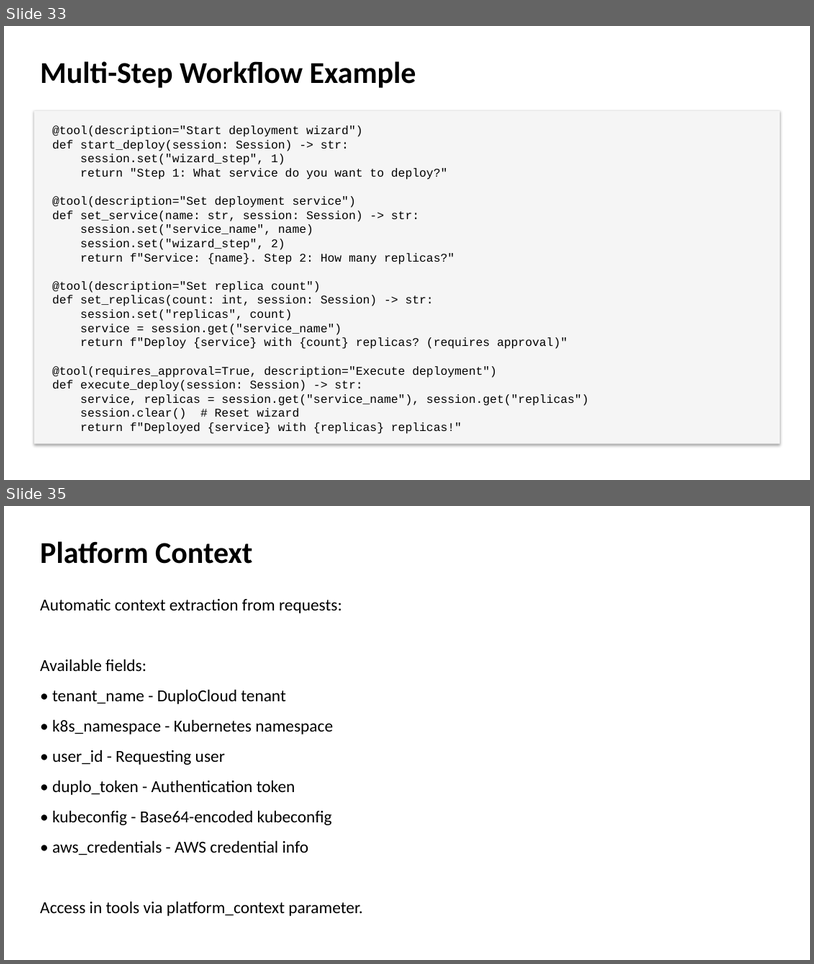
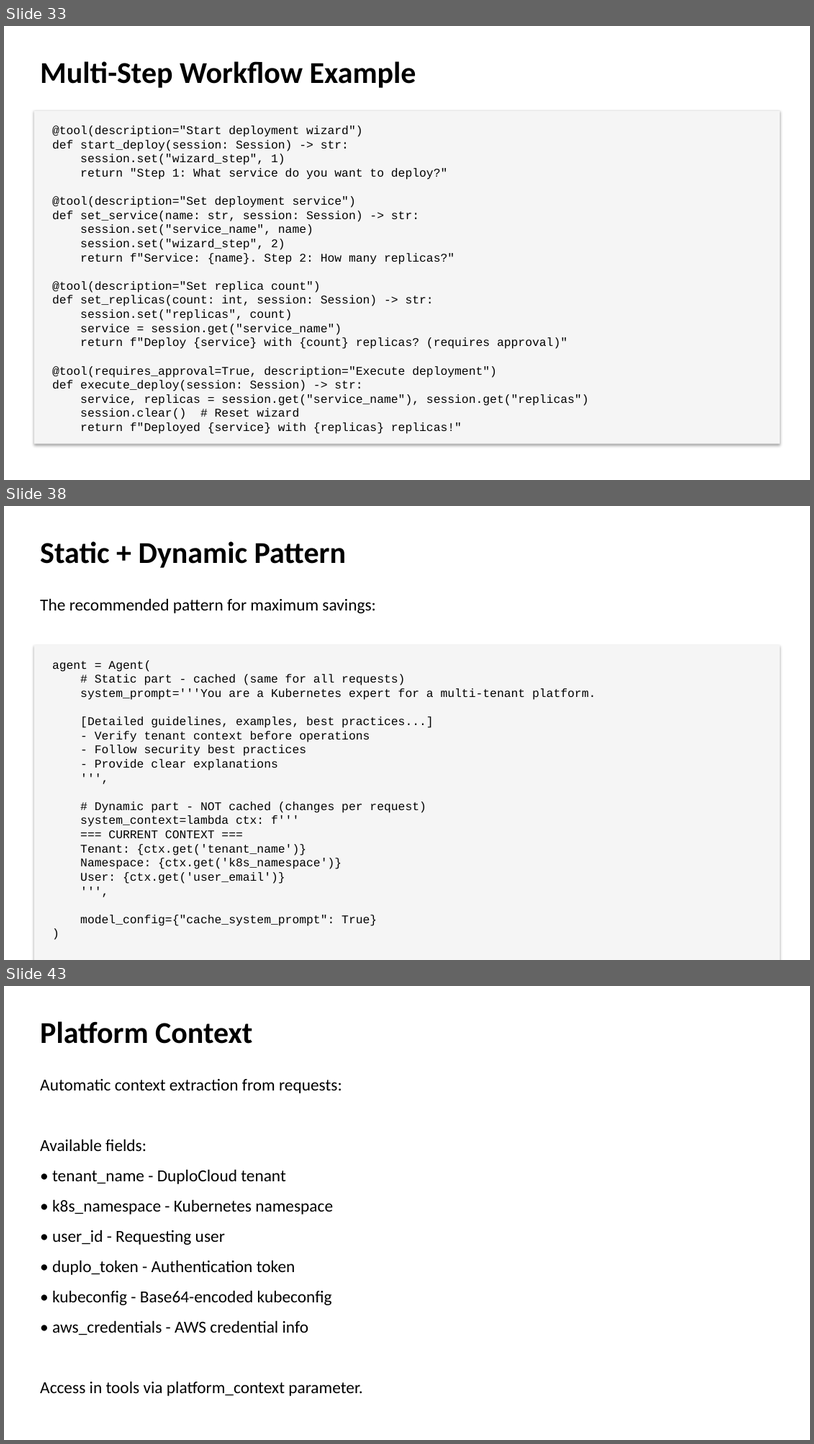
Before and after one commit to duplocloud/dcaf, a slide deck: docs/presentations/dcaf-core-presentation.pptx. Shown one above the other, each under a label of ours: slides 33 and 35 before the commit, slides 33, 38 and 43 after it; the slides between them are not shown. The pictures are 814x964 and 814x1444 pixels, drawn with LibreOffice and Linux fonts; fonts in the diff are those of the drawing. Boxes give left, top, right and bottom in pixels: in the first picture for what was removed or moved away, otherwise in the second. Text is boxed around its words. In the diff, an @@ line names an element or a change of style, - is before the commit and + after.

Commit message:
feat: Add Bedrock prompt caching support with cost optimization
Implements AWS Bedrock prompt caching to reduce costs by up to 90% and latency by up to 85%.

Core Changes:
- Added system_context parameter to Agent class for dynamic prompt content
- Added model_config parameter to Agent class for caching configuration
- Created CachingAwsBedrock adapter with cache checkpoint injection
- Updated AgnoAdapter to conditionally use caching based on model_config
- Modified AgentRequest DTO to support static_system and dynamic_system
- Updated AgentService to pass caching parameters through to runtime

New Files:
- dcaf/core/adapters/outbound/agno/caching_bedrock.py - Temporary caching adapter
- tests/test_prompt_caching.py - Comprehensive test suite
- examples/prompt_caching_example.py - Usage examples
- docs/guides/prompt-caching.md - Complete documentation guide

Documentation:
- Updated docs/core/index.md with caching parameters
- Updated presentation with 7 new slides on prompt caching
- Regenerated PowerPoint presentation (dcaf-core-presentation.pptx)
- Updated dcaf-core-evolution.md with prompt caching section

Features:
- Automatic cache checkpoint placement between static and dynamic prompts
- Token threshold validation (1024+ tokens for Claude 3.7 Sonnet)
- Cache hit/miss logging with metrics
- Support for callable system_context for runtime context injection
- Backward compatible - caching is opt-in via model_config

Status: Experimental v1 - Temporary implementation until Agno adds native support

```diff
--- a/docs/presentations/dcaf-core-presentation.pptx
+++ b/docs/presentations/dcaf-core-presentation.pptx
@@ slide 38 added at [4, 506, 810, 960], background #FFFFFF @@
@@ text added at [40, 541, 346, 568], 36 pt, text #000000, bold @@
+Static + Dynamic Pattern
@@ text added at [40, 598, 376, 613], 20 pt, text #000000 @@
+The recommended pattern for maximum savings:
@@ rectangle added at [34, 645, 780, 960], fill #F5F5F5 @@
@@ text added at [52, 660, 596, 926], 14 pt, text #000000 @@
+agent = Agent(
+# Static part - cached (same for all requests)
+system_prompt='''You are a Kubernetes expert for a multi-tenant platform.
+[Detailed guidelines, examples, best practices...]
+- Verify tenant context before operations
+- Follow security best practices
+- Provide clear explanations
+''',
+# Dynamic part - NOT cached (changes per request)
+system_context=lambda ctx: f'''
+=== CURRENT CONTEXT ===
+Tenant: {ctx.get('tenant_name')}
+Namespace: {ctx.get('k8s_namespace')}
+User: {ctx.get('user_email')}
+''',
+model_config={"cache_system_prompt": True}
+)
@@ what was slide 35 is now slide 43 @@
```
Also in this commit, not shown: 1 slide changed, 7 other slides added, 12 other files.
